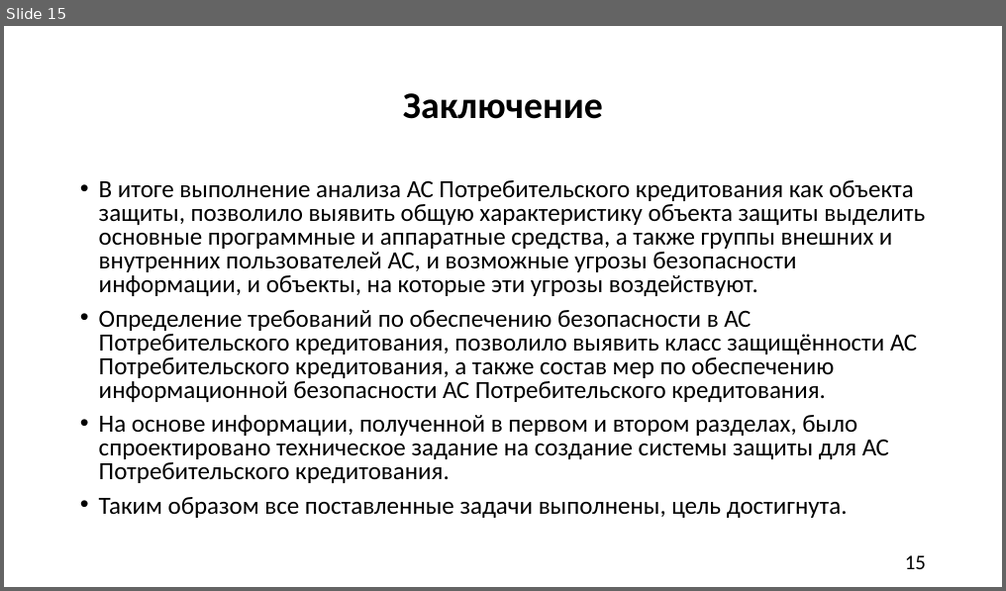
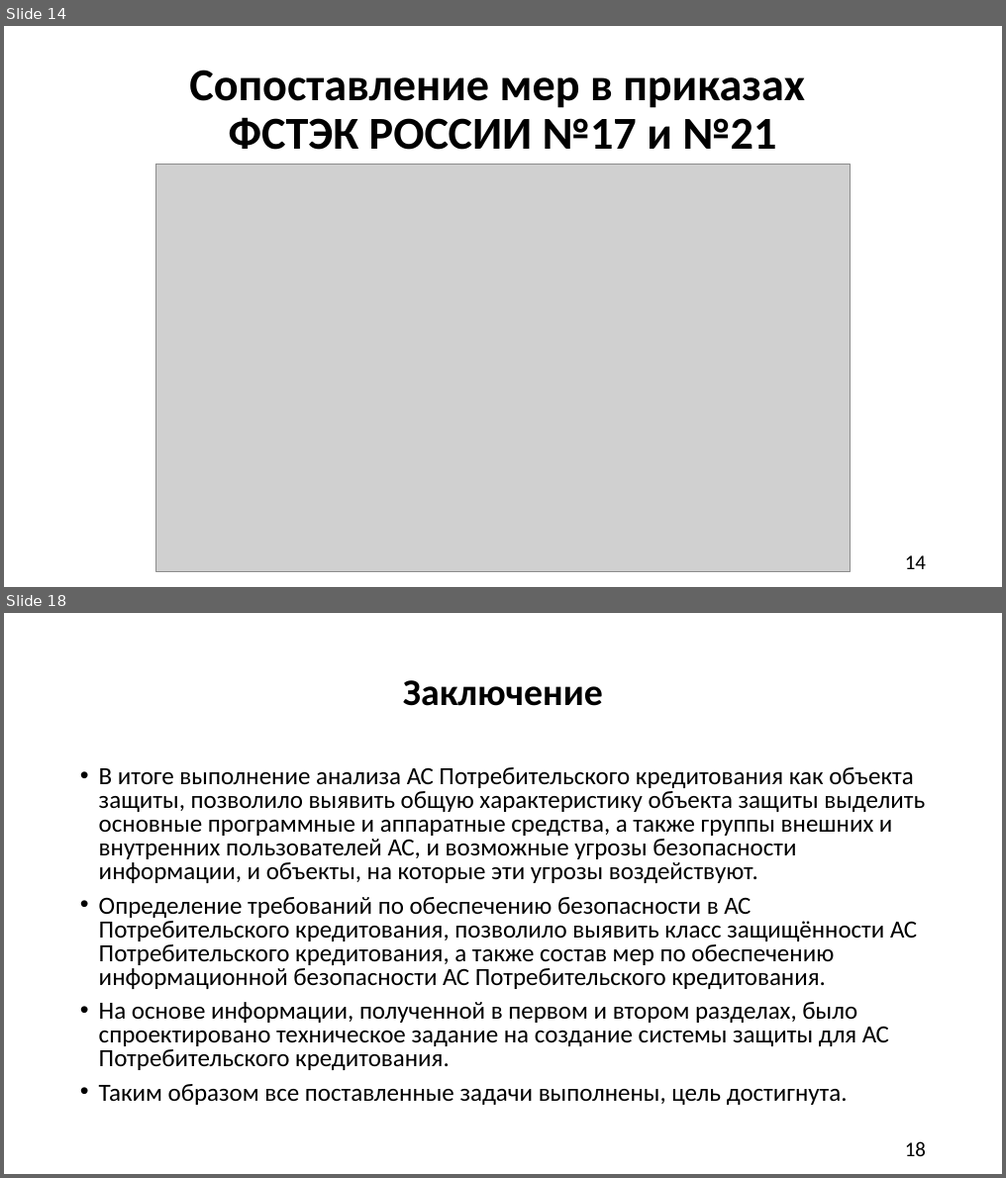
Before and after one commit to A1ex1in/3k2sKursachi, a slide deck: анацкая/КП/КР ЧигаревА.Ю. БИб-21Э1 ТПЗАС.pptx. Shown one above the other, each under a label of ours: slide 15 before the commit, slides 14 and 18 after it; the slides between them are not shown. The pictures are 1006x591 and 1006x1178 pixels, drawn with LibreOffice and Linux fonts; fonts in the diff are those of the drawing; grey boxes stand for pictures. Boxes give left, top, right and bottom in pixels: in the first picture for what was removed or moved away, otherwise in the second. Text is boxed around its words. In the diff, an @@ line names an element or a change of style, - is before the commit and + after.

```diff
--- a/анацкая/КП/КР ЧигаревА.Ю. БИб-21Э1 ТПЗАС.pptx
+++ b/анацкая/КП/КР ЧигаревА.Ю. БИб-21Э1 ТПЗАС.pptx
@@ slide 14 added at (x1=4, y1=26, x2=1002, y2=587), background #FFFFFF @@
@@ title added at (x1=189, y1=70, x2=805, y2=150), 44 pt, text #000000, bold @@
+Сопоставление мер в приказах
+ФСТЭК РОССИИ №17 и №21
@@ picture added at (x1=156, y1=165, x2=849, y2=571) @@
@@ page number added at (x1=905, y1=556, x2=926, y2=570), 20 pt, text #000000 @@
+14
@@ what was slide 15 is now slide 18 @@
@@ page number at (x1=905, y1=1142, x2=926, y2=1157): text changed @@
-15
+18
```
Also in this commit, not shown: 6 slides changed, 2 other slides added, 1 other file.
